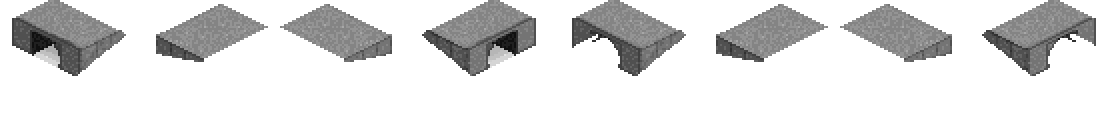
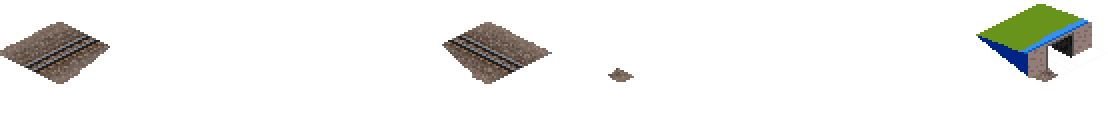
Layer changes from the first 1108x120 image to the second:
added group "Square" with 2 layers in group "Tunnels" over 976, 4, 1108, 84
added layer "Brick" in group "Square" over 1028, 22, 1092, 78
added layer "Base" in group "Square" over 976, 4, 1108, 84
hid "Tunnel Catenary" over 592, 32, 1076, 42
hid "Square Tunnel Portal", painted on it over 12, 4, 1096, 76
hid "Tunnel Shadow" over 30, 28, 522, 70
hid "Grid copy" over 0, 0, 1108, 84
hid "Grid" over 0, 0, 1108, 84
showed "Track narrow conc" over 0, 22, 1058, 84
